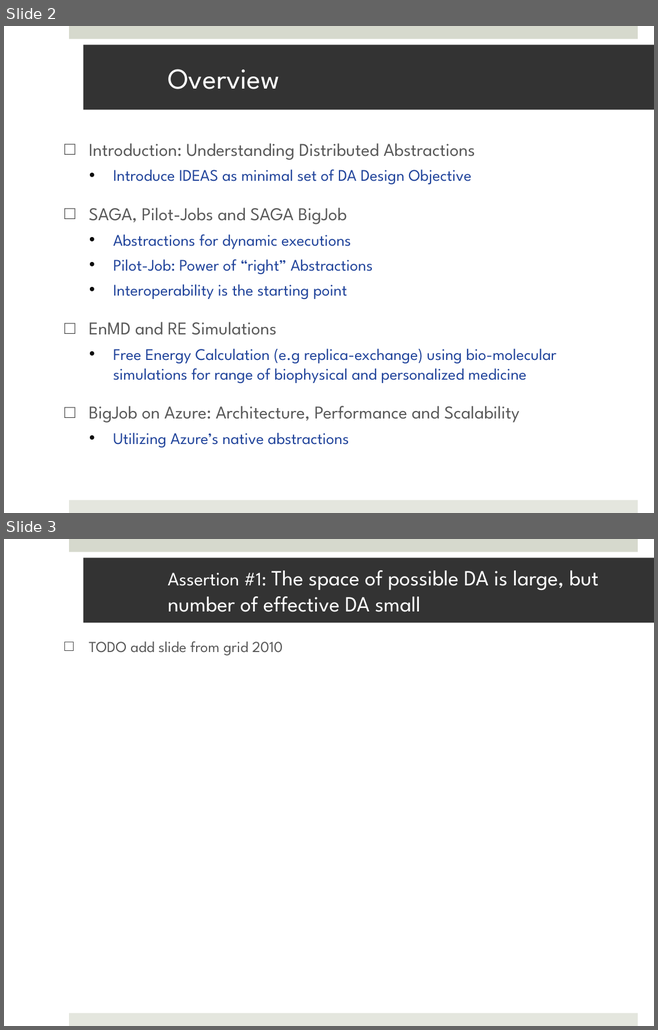
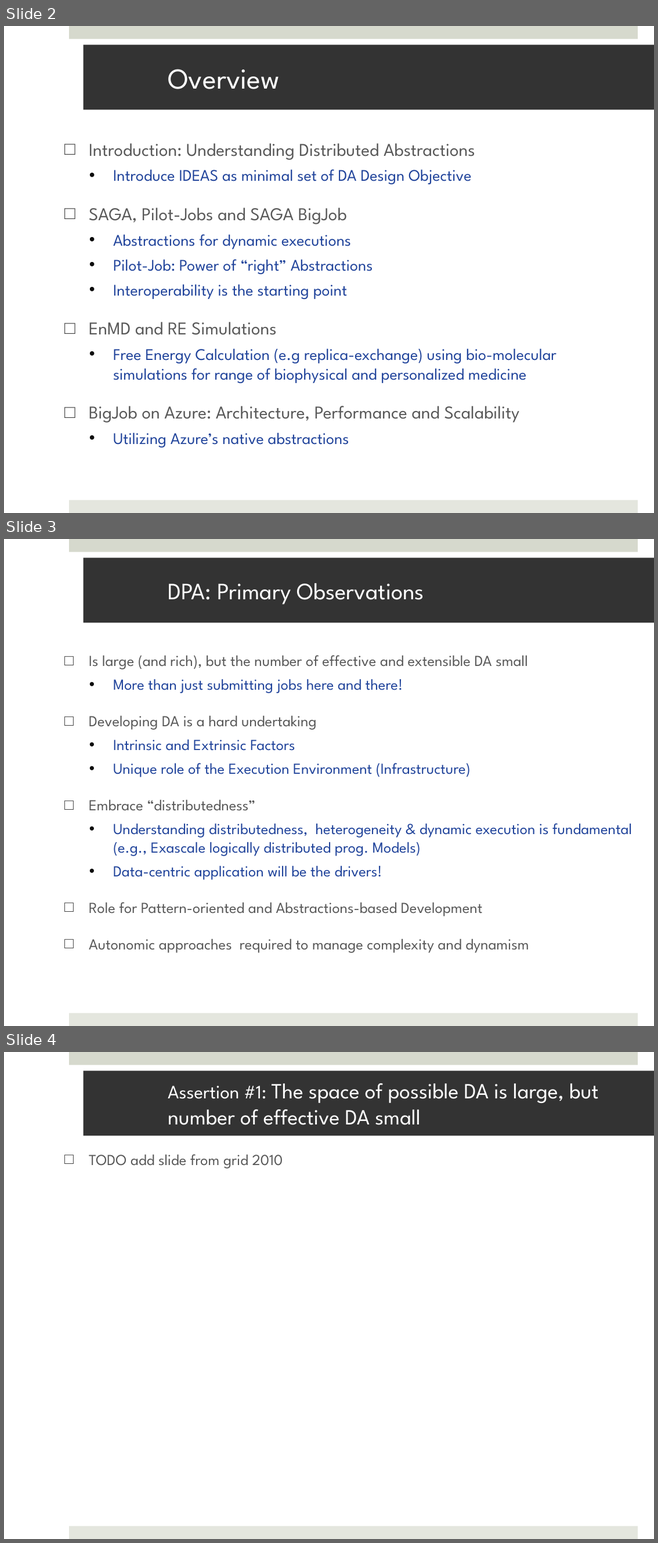
Before and after one commit to saga-project/saga-cpp-legacy-projects, a slide deck: papers/cloudcom10/presentation/saga-azure-cloudcom10.pptx. Shown one above the other, each under a label of ours: slides 2 and 3 before the commit, slides 2, 3 and 4 after it. The pictures are 658x1030 and 658x1543 pixels, drawn with LibreOffice and Linux fonts; fonts in the diff are those of the drawing. Boxes give left, top, right and bottom in pixels: in the first picture for what was removed or moved away, otherwise in the second. Text is boxed around its words. In the diff, an @@ line names an element or a change of style, - is before the commit and + after.

```diff
--- a/papers/cloudcom10/presentation/saga-azure-cloudcom10.pptx
+++ b/papers/cloudcom10/presentation/saga-azure-cloudcom10.pptx
@@ slide 3 added at (4,539,654,1026), background #FFFFFF; not listed: 2 template elements that a slide beside it also shows @@
@@ title added at (83,558,654,623), fill #333333, 26 pt, text #FFFFFF @@
+DPA: Primary Observations
@@ text added at (89,655,632,953), 17 pt, text #21449B @@
+□ Is large (and rich), but the number of effective and extensible DA small
+  • More than just submitting jobs here and there!
+□ Developing DA is a hard undertaking
+  • Intrinsic and Extrinsic Factors
+  • Unique role of the Execution Environment (Infrastructure)
+□ Embrace “distributedness”
+  • Understanding distributedness, heterogeneity & dynamic execution is fundamental (e.g., Exascale logically distributed prog. Models)
+  • Data-centric application will be the drivers!
+□ Role for Pattern-oriented and Abstractions-based Development
+□ Autonomic approaches required to manage complexity and dynamism
@@ what was slide 3 is now slide 4 @@
```
Also in this commit, not shown: 1 slide changed, 1 slide removed.
